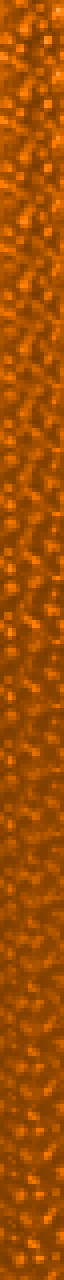
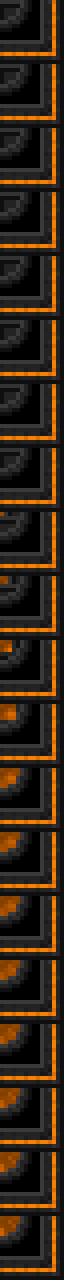
Before/after of a 64x1280 layered artwork. What changed in the layer stack:
added layer "Machinery" above "Background" over [0, 0, 64, 1280]
